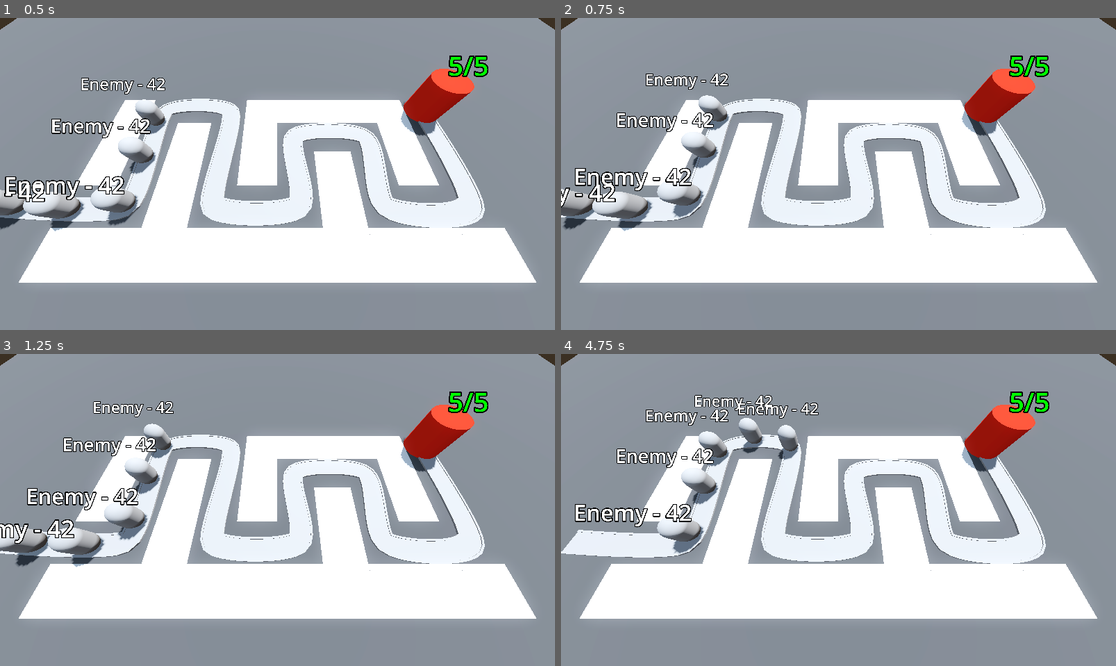
Above: before the commit, frames 1-4 (two rows, left to right).
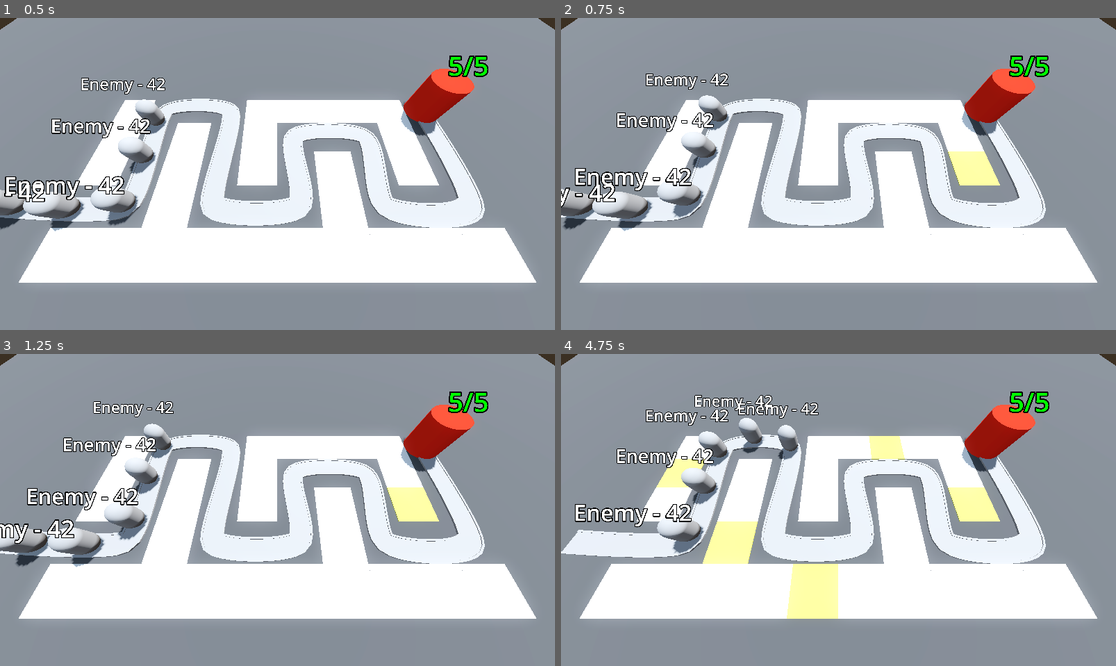
Above: after the commit, the same moments.

Repository: yrubner/TowerDefenseGD
Game: Godot game, scene res://BaseLevel.tscn
Two runs of this game, one before a commit and one after it. Both use one fixed random seed, a clock stepped at 60 frames per second and the inputs below.
Inputs (mouse positions are in pixels of both pictures, inside the frame that each line leads up to):
- Up to frame 1 (0.5 s): no input
- Up to frame 2 (0.75 s): move the mouse to (960, 158) at 0.52 s
- Up to frame 3 (1.25 s): no input
- Up to frame 4 (4.75 s): move the mouse to (727, 525) at 1.27 s; move the mouse to (894, 441) at 2.02 s; move the mouse to (810, 572) at 2.77 s; move the mouse to (1005, 556) at 3.52 s; move the mouse to (672, 463) at 4.27 s

Frame 1 is identical in both runs. In frame 2, 0.8% of the frame differs, in the area x 69-80%, y 42-54%; in frame 3, 0.8%; in frame 4, 4.2%, in the area x 17-80%, y 26-85%.

Commit message:
Finished Lesson 43: Updating Gridmap Cells

Diff:
--- a/BaseLevel.tscn
+++ b/BaseLevel.tscn
@@ -42,7 +42,8 @@
 material_override = SubResource("StandardMaterial3D_8u0ga")
 size = Vector3(100, 2, 100)
 
-[node name="RayPickerCamera" parent="." instance=ExtResource("1_k8ky8")]
+[node name="RayPickerCamera" parent="." node_paths=PackedStringArray("gridmap") instance=ExtResource("1_k8ky8")]
+gridmap = NodePath("../GridMap")
 
 [node name="GridMap" type="GridMap" parent="."]
 mesh_library = ExtResource("1_mp854")
--- a/RayPickerCamera/ray_picker_camera.gd
+++ b/RayPickerCamera/ray_picker_camera.gd
@@ -1,5 +1,6 @@
 extends Camera3D
 
+@export var gridmap: GridMap
 @onready var ray_cast_3d: RayCast3D = $RayCast3D
 
 # Called every frame. 'delta' is the elapsed time since the previous frame.
@@ -8,4 +9,11 @@
 	print(mouse_position)
 	ray_cast_3d.target_position = project_local_ray_normal(mouse_position) * 100.0
 	ray_cast_3d.force_raycast_update()
-	printt(ray_cast_3d.get_collider(), ray_cast_3d.get_collision_point())
+
+	if ray_cast_3d.is_colliding():
+		var collider = ray_cast_3d.get_collider()
+		if collider is GridMap:
+			var collision_point = ray_cast_3d.get_collision_point()
+			var cell = gridmap.local_to_map(collision_point)
+			if gridmap.get_cell_item(cell) == 0:
+				gridmap.set_cell_item(cell, 1)
Not shown, changed: README.md
